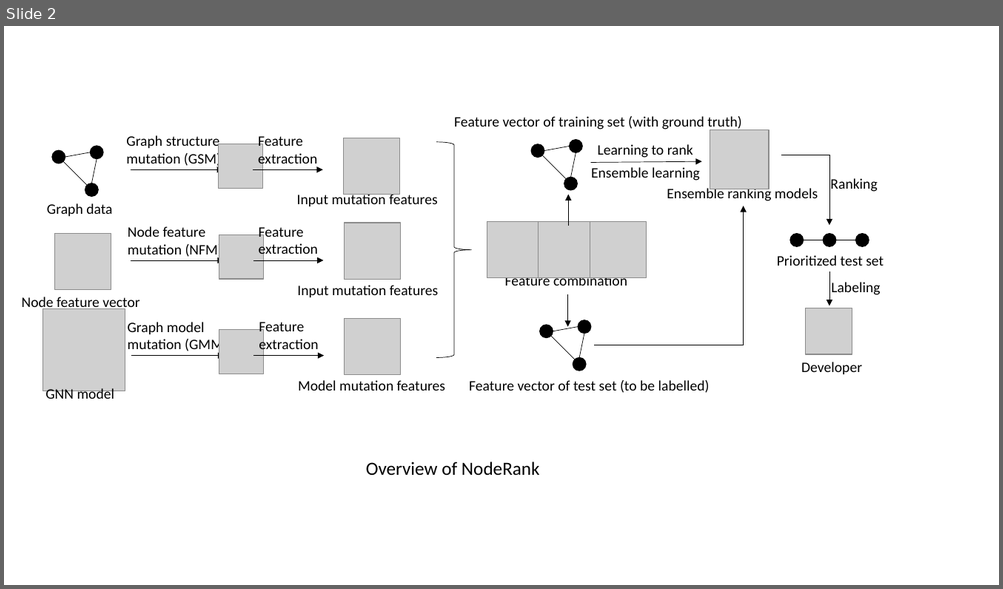
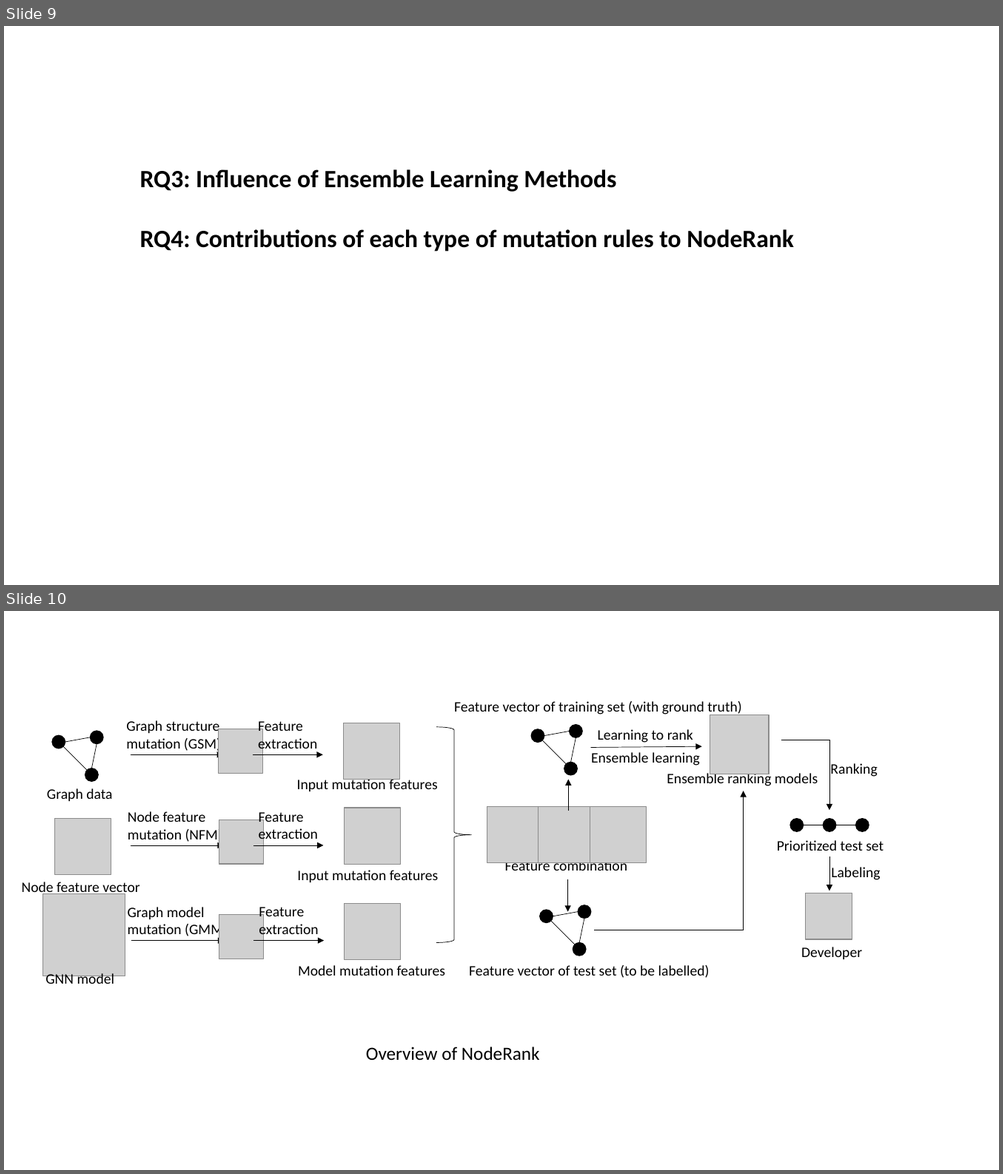
Before and after one commit to yinghuali/NodeRank, a slide deck: NodeRank.pptx. Shown one above the other, each under a label of ours: slide 2 before the commit, slides 9 and 10 after it. The pictures are 1003x589 and 1003x1174 pixels, drawn with LibreOffice and Linux fonts; fonts in the diff are those of the drawing; grey boxes stand for pictures. Boxes give left, top, right and bottom in pixels: in the first picture for what was removed or moved away, otherwise in the second. Text is boxed around its words. In the diff, an @@ line names an element or a change of style, - is before the commit and + after.

```diff
--- a/NodeRank.pptx
+++ b/NodeRank.pptx
@@ slide 9 added at (x1=4, y1=26, x2=999, y2=585), background #FFFFFF @@
@@ text added at (x1=140, y1=170, x2=794, y2=252), 24 pt, text #000000, bold @@
+RQ3: Influence of Ensemble Learning Methods
+RQ4: Contributions of each type of mutation rules to NodeRank
@@ what was slide 2 is now slide 10 @@
```
Also in this commit, not shown: 8 other slides added.
